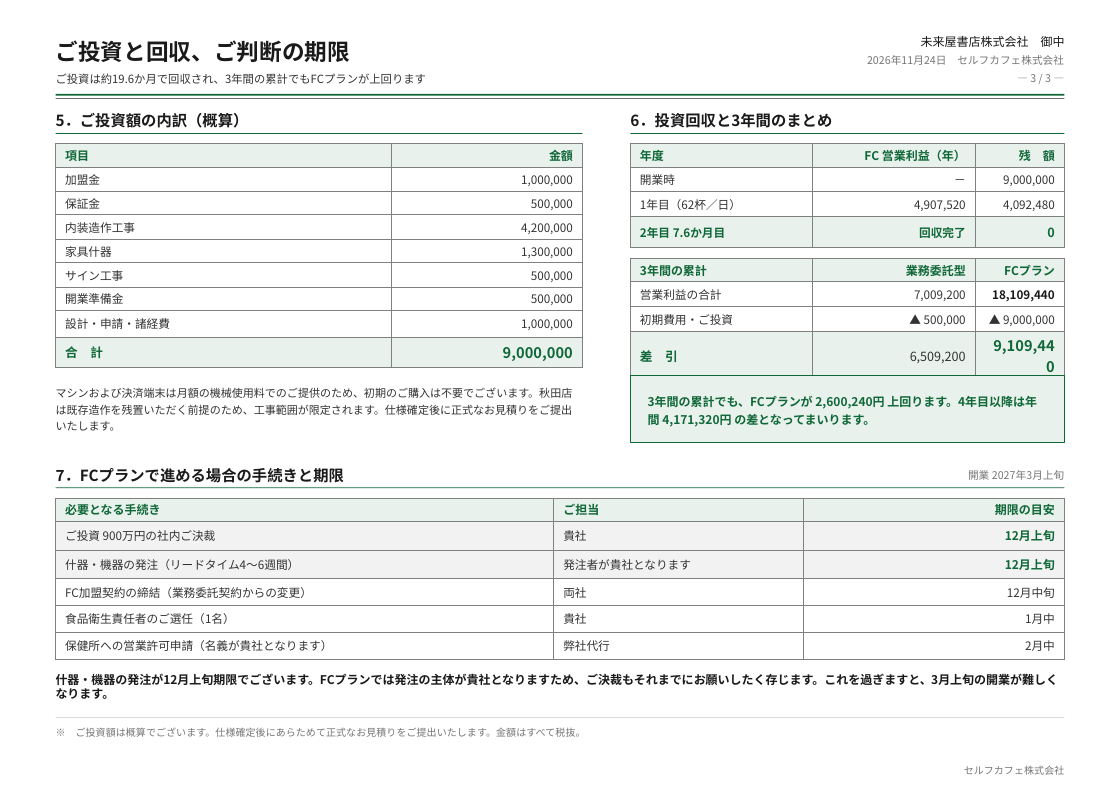
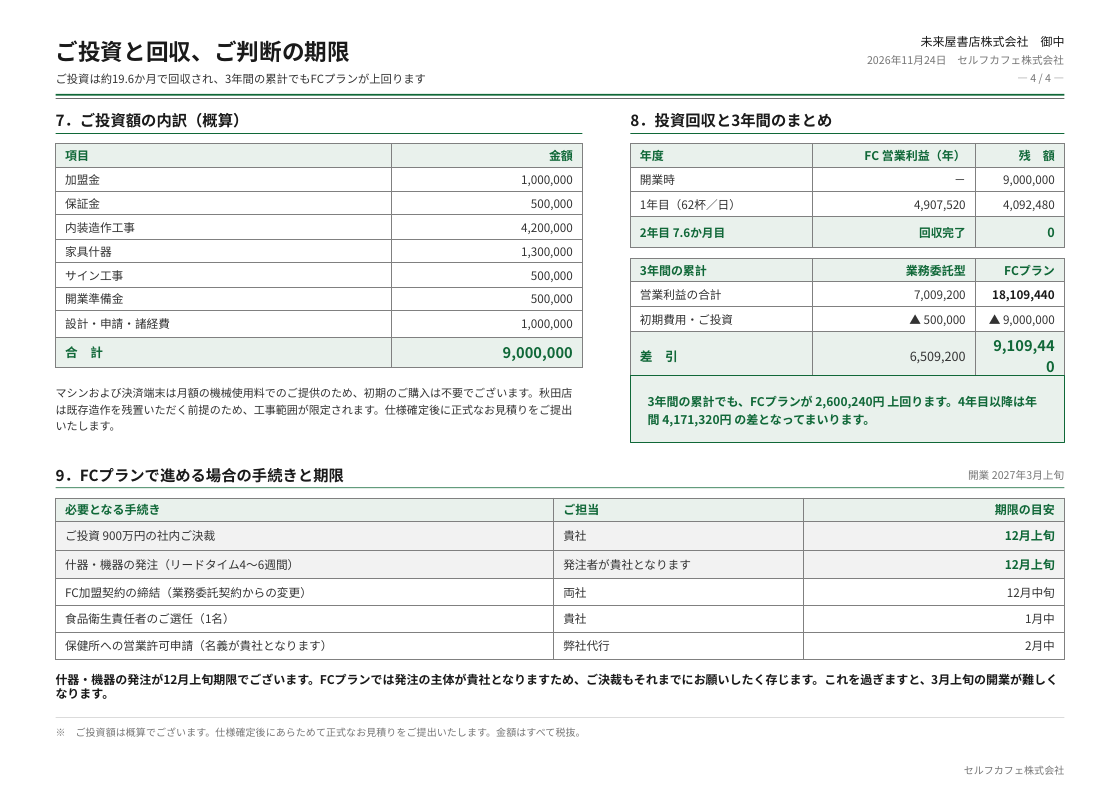
Before and after one commit to a5408071-cmd/suzuki-ceo, a slide deck: slide 4 of selfcafe-akita-compare/秋田店_FCプランのご提案_20261124.pptx (slide 3 before the commit). Drawn at 1120x792 pixels with LibreOffice and Linux fonts; fonts in the diff are those of the drawing. Boxes give left, top, right and bottom in pixels: in the first picture for what was removed or moved away, otherwise in the second. Text is boxed around its words. In the diff, an @@ line names an element or a change of style, - is before the commit and + after.

```diff
--- a/selfcafe-akita-compare/秋田店_FCプランのご提案_20261124.pptx
+++ b/selfcafe-akita-compare/秋田店_FCプランのご提案_20261124.pptx
@@ text at (x1=1030, y1=74, x2=1051, y2=82): text changed @@
-― 3 / 3 ―
+― 4 / 4 ―
@@ text at (x1=56, y1=113, x2=249, y2=128): text changed @@
-5．ご投資額の内訳（概算）
+7．ご投資額の内訳（概算）
@@ text at (x1=56, y1=468, x2=344, y2=483): text changed @@
-7．FCプランで進める場合の手続きと期限
+9．FCプランで進める場合の手続きと期限
```
Also in this commit, not shown: 2 other slides changed, 1 slide added, 4 other files.
